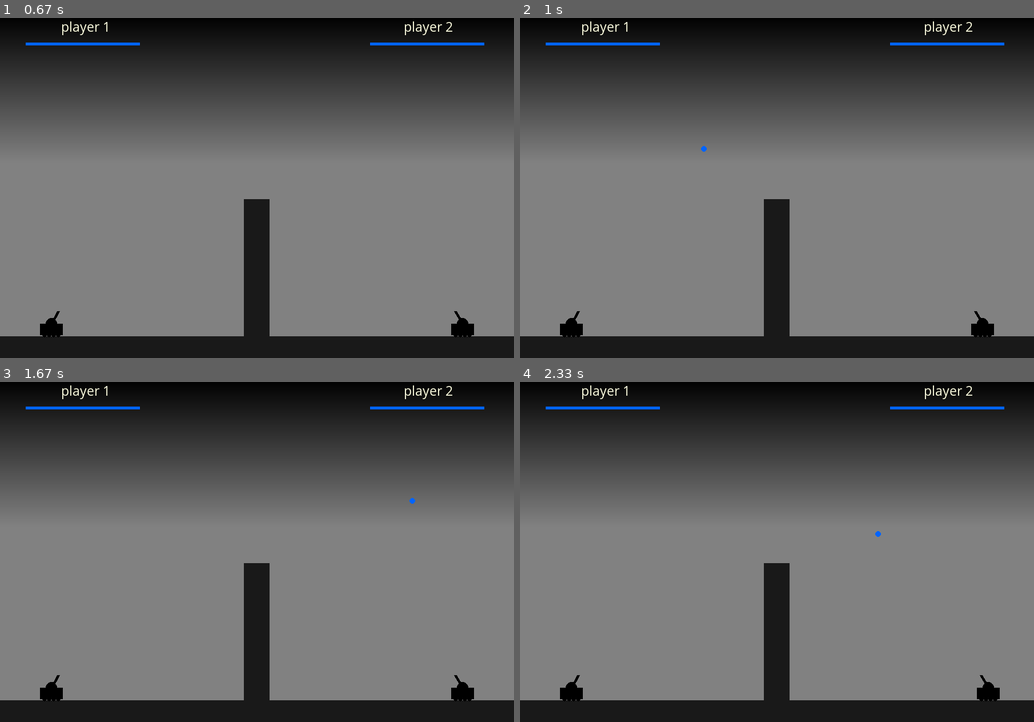
Above: before the commit, frames 1-4 (two rows, left to right).
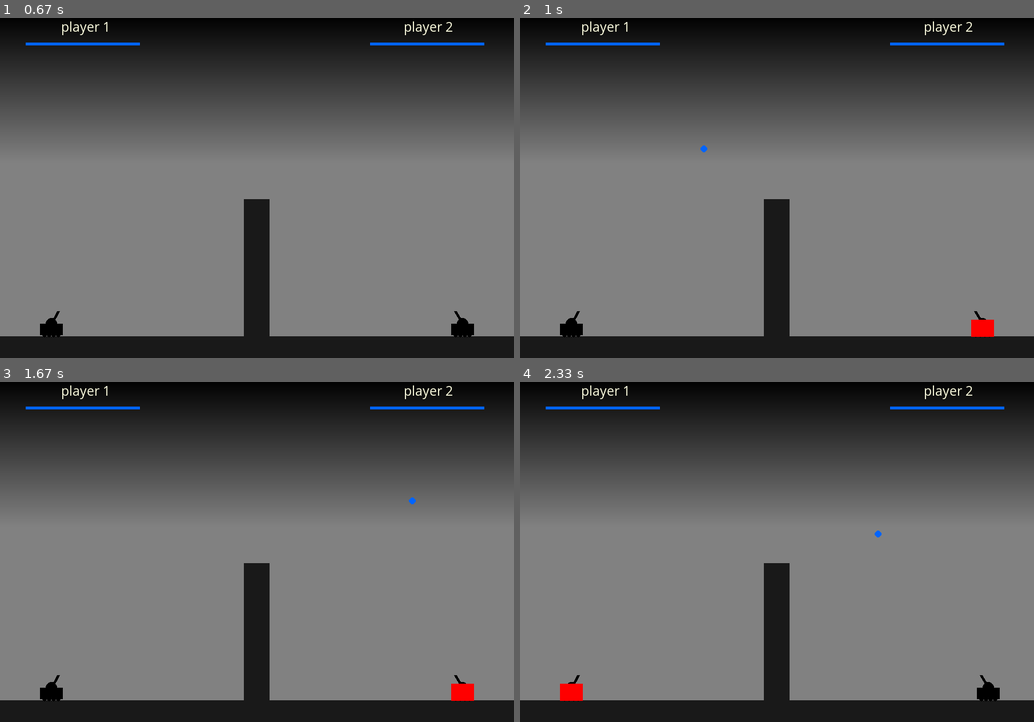
Above: after the commit, the same moments.

Repository: Zappp/PJPII
Game: pygame game, started from Game.py
Same seed, same stepped clock (60 frames per second), same inputs: the game is played once before the commit and once after it.
Inputs:
- Up to frame 1 (0.67 s): tap S at 0.33 s
- Up to frame 2 (1 s): tap Space at 0.67 s
- Up to frame 3 (1.67 s): no input
- Up to frame 4 (2.33 s): hold Right from 2 s (still down); tap Space at 2.07 s

Frame 1 is identical in both runs. In frame 2, 0.2% of the frame differs, in the area x 35-93%, y 37-94%; in frame 3, 0.2%; in frame 4, 0.2%.

Commit message:
basic hitbox

Diff:
--- a/Game.py
+++ b/Game.py
@@ -92,14 +92,14 @@
     pygame.draw.rect(gameDisplay, grey, (wall_x_pos, wall_y_pos, wall_thickness, wall_hight)) #wall
 
 
-def health_points1():
+def health_points1(x = 0):
     message_to_screen("player 1", white, -280, "small", -300)
-    pygame.draw.rect(gameDisplay, blue, (int(display_width * 0.05), int(display_height * 0.08), 200, 5))
-
-
-def health_points2():
+    pygame.draw.rect(gameDisplay, blue, (int(display_width * 0.05), int(display_height * 0.08), 200 - x, 5))
+
+
+def health_points2(x = 0):
     message_to_screen("player 2", white, -280, "small", 300)
-    pygame.draw.rect(gameDisplay, blue, (int(display_width * 0.72), int(display_height * 0.08), 200, 5))
+    pygame.draw.rect(gameDisplay, blue, (int(display_width * 0.72), int(display_height * 0.08), 200 - x, 5))
 
 
 def tank1(x, y):
@@ -166,10 +166,14 @@
         if x2 > display_width or x2 < 0:
             fireShot = False
         if y2 >= int(y + tank_hight + (wheel_radius / 2)):
-            fireShot = False
+            fireShot = False #explosion needed
+        if x2 > wall_x_pos and x2 < wall_x_pos + wall_thickness and y2 > wall_y_pos:
+            fireShot = False #explosion needed
+        if x2 < abs(z + 20) and y2 > y - 10:
+            fireShot = False #explosion needed
 
         gameDisplay.blit(theme, (0, 0))
-        pygame.draw.circle(gameDisplay, blue, (x2, y2), 5)
+        pygame.draw.circle(gameDisplay, blue, (x2, y2), 6)
         health_points1()
         health_points2()
         obstacles()
@@ -177,6 +181,7 @@
         turret_position(x, y, beta)
         tank2(z, y)
         turret_position(z, y, gamma)
+        pygame.draw.rect(gameDisplay, red, (z - 20, y - 7, 40, 30)) #hitbox test
         pygame.display.update()
 
 
